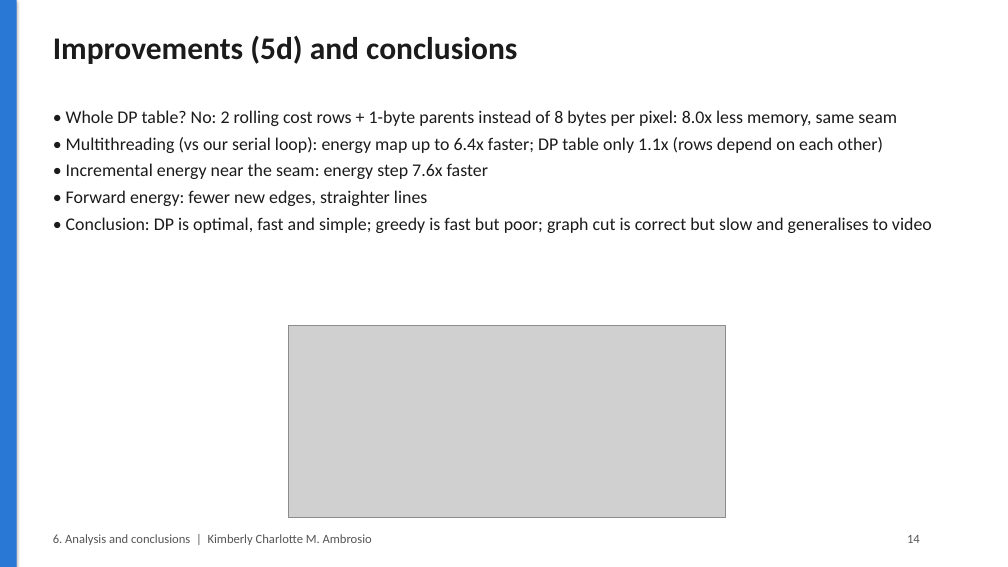
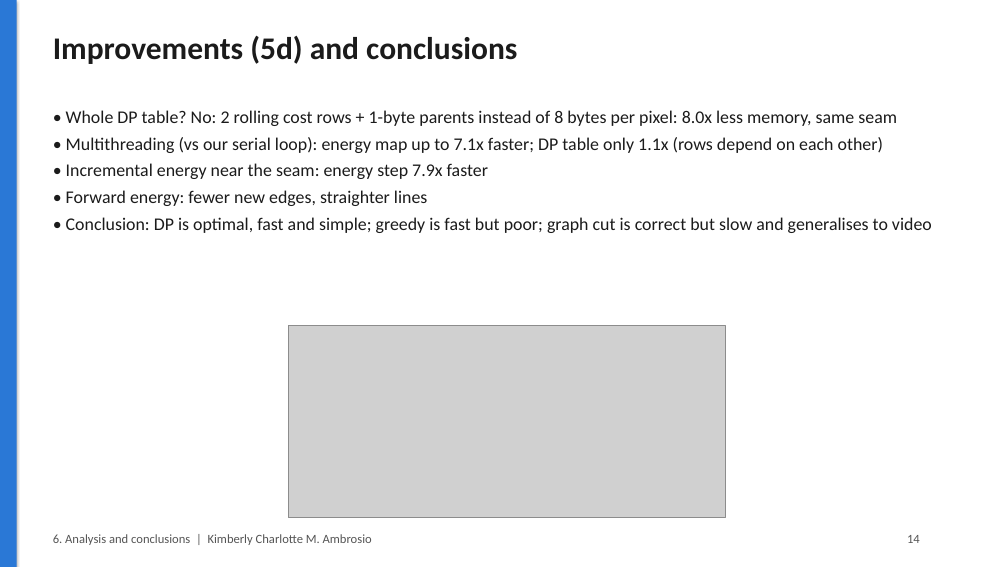
Before and after one commit to Raziqqx/seam-carving, a slide deck: slide 14 of slides/Team5_Seam_Carving.pptx. Drawn at 1008x567 pixels with LibreOffice and Linux fonts; fonts in the diff are those of the drawing; grey boxes stand for pictures. Boxes give left, top, right and bottom in pixels: in the first picture for what was removed or moved away, otherwise in the second. Text is boxed around its words. In the diff, an @@ line names an element or a change of style, - is before the commit and + after.

```diff
--- a/slides/Team5_Seam_Carving.pptx
+++ b/slides/Team5_Seam_Carving.pptx
@@ text at (66,137,883,179): text changed @@
-• Multithreading (vs our serial loop): energy map up to 6.4x faster; DP table only 1.1x (rows depend on each other)
-• Incremental energy near the seam: energy step 7.6x faster
+• Multithreading (vs our serial loop): energy map up to 7.1x faster; DP table only 1.1x (rows depend on each other)
+• Incremental energy near the seam: energy step 7.9x faster
```
Also in this commit, not shown: 4 other slides changed, 21 other files.
